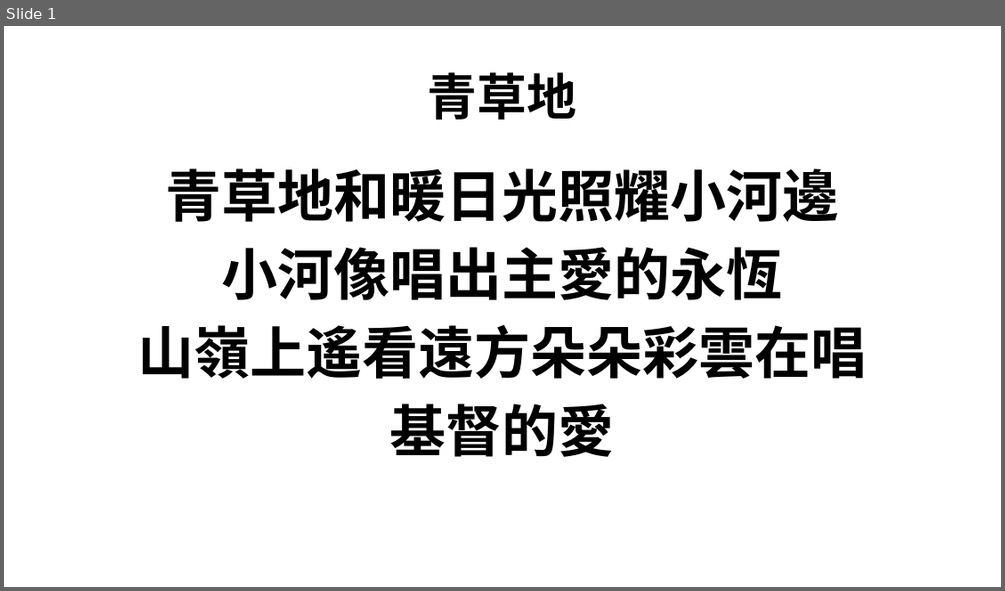
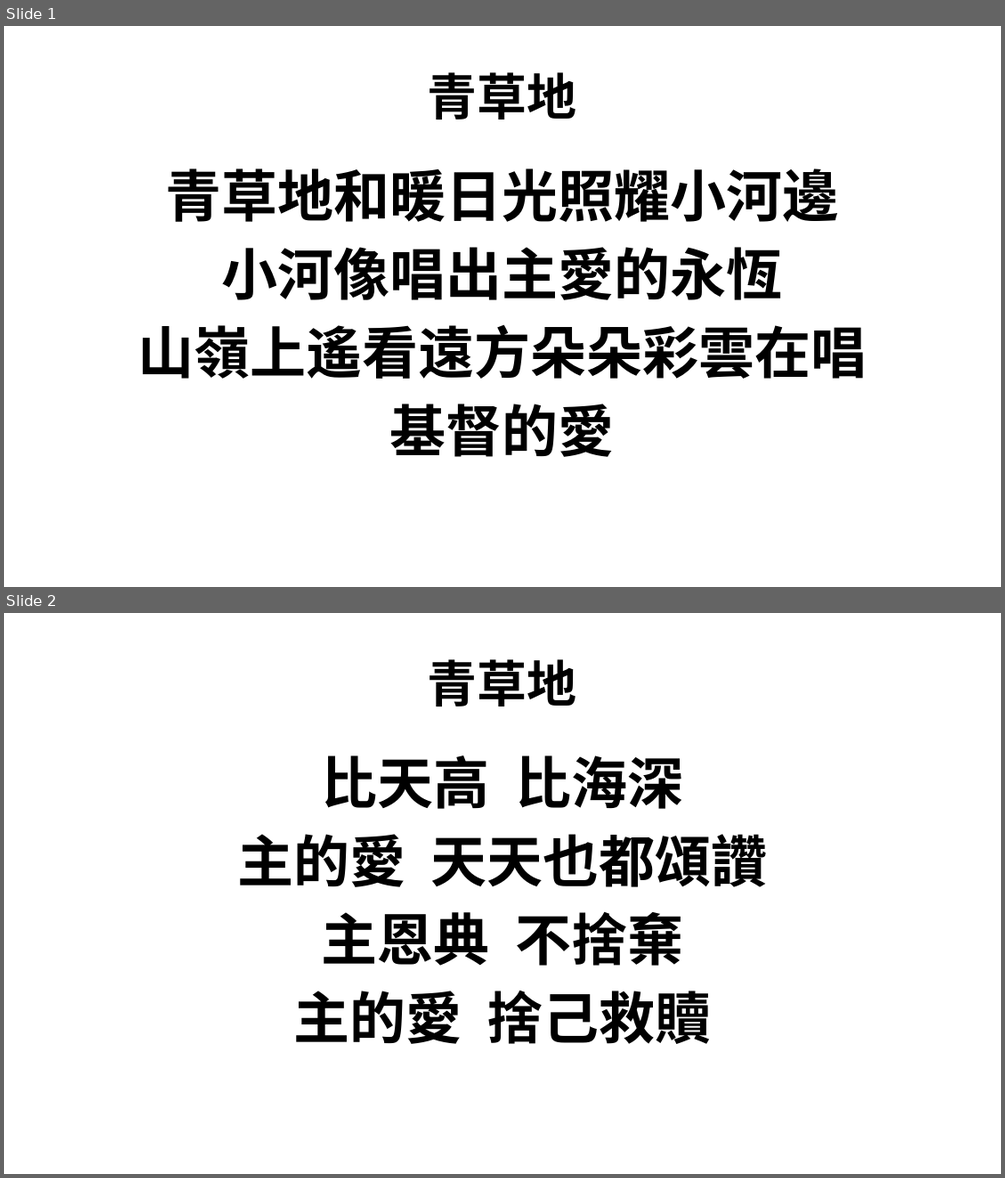
Before and after one commit to batisuoc/bible-school, a slide deck: 2021/3月.pptx. Shown one above the other, each under a label of ours: slide 1 before the commit, slides 1 and 2 after it. The pictures are 1005x591 and 1005x1178 pixels, drawn with LibreOffice and Linux fonts; fonts in the diff are those of the drawing; background and template pictures are left out. Boxes give left, top, right and bottom in pixels: in the first picture for what was removed or moved away, otherwise in the second. Text is boxed around its words. In the diff, an @@ line names an element or a change of style, - is before the commit and + after.

Commit message:
Update ppts

```diff
--- a/2021/3月.pptx
+++ b/2021/3月.pptx
@@ slide 2 added at (x1=4, y1=613, x2=1001, y2=1174), background picture (left out) @@
@@ title added at (x1=428, y1=659, x2=577, y2=706), 48 pt, text #000000, bold @@
+青草地
@@ text added at (x1=237, y1=755, x2=768, y2=1044), 54 pt, text #000000, bold @@
+比天高 比海深
+主的愛 天天也都頌讚
+主恩典 不捨棄
+主的愛 捨己救贖
```
